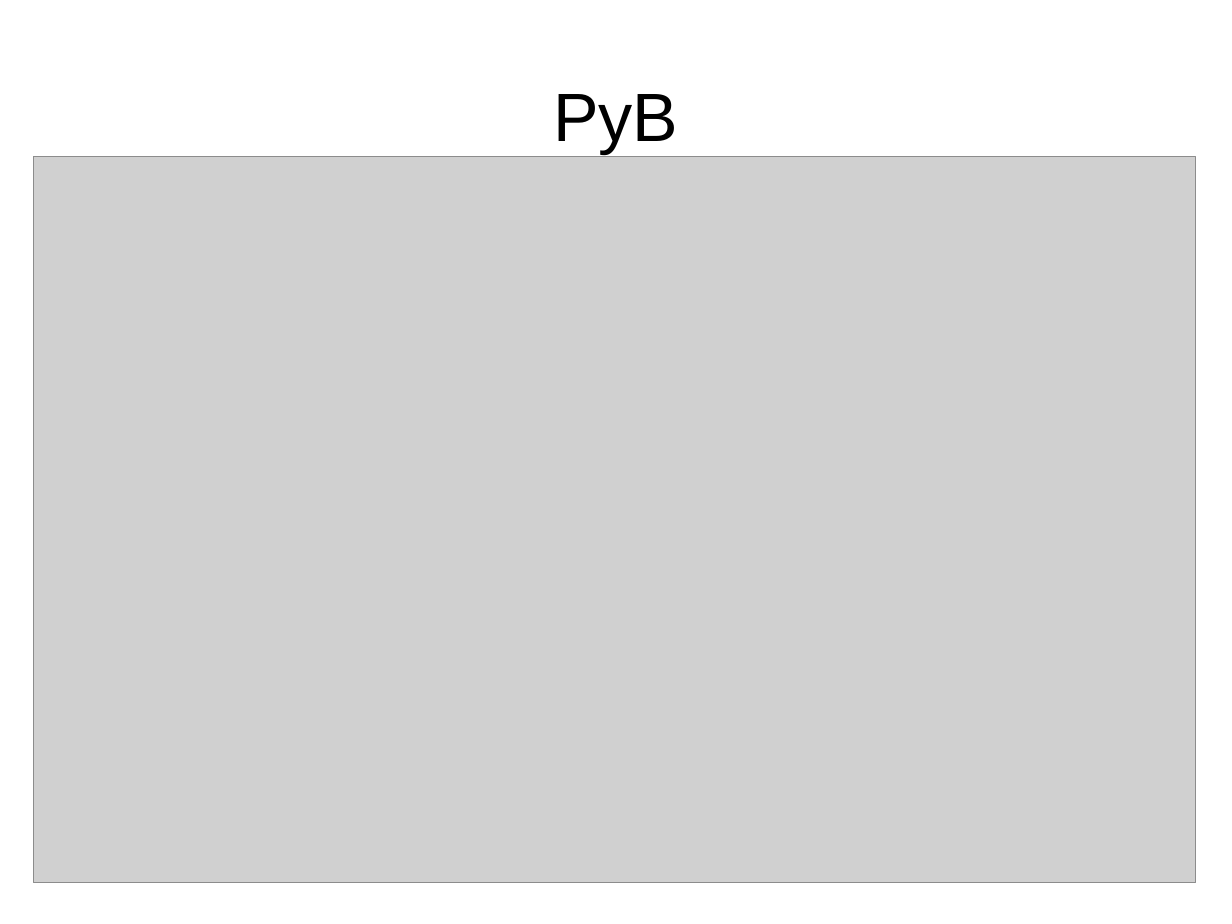
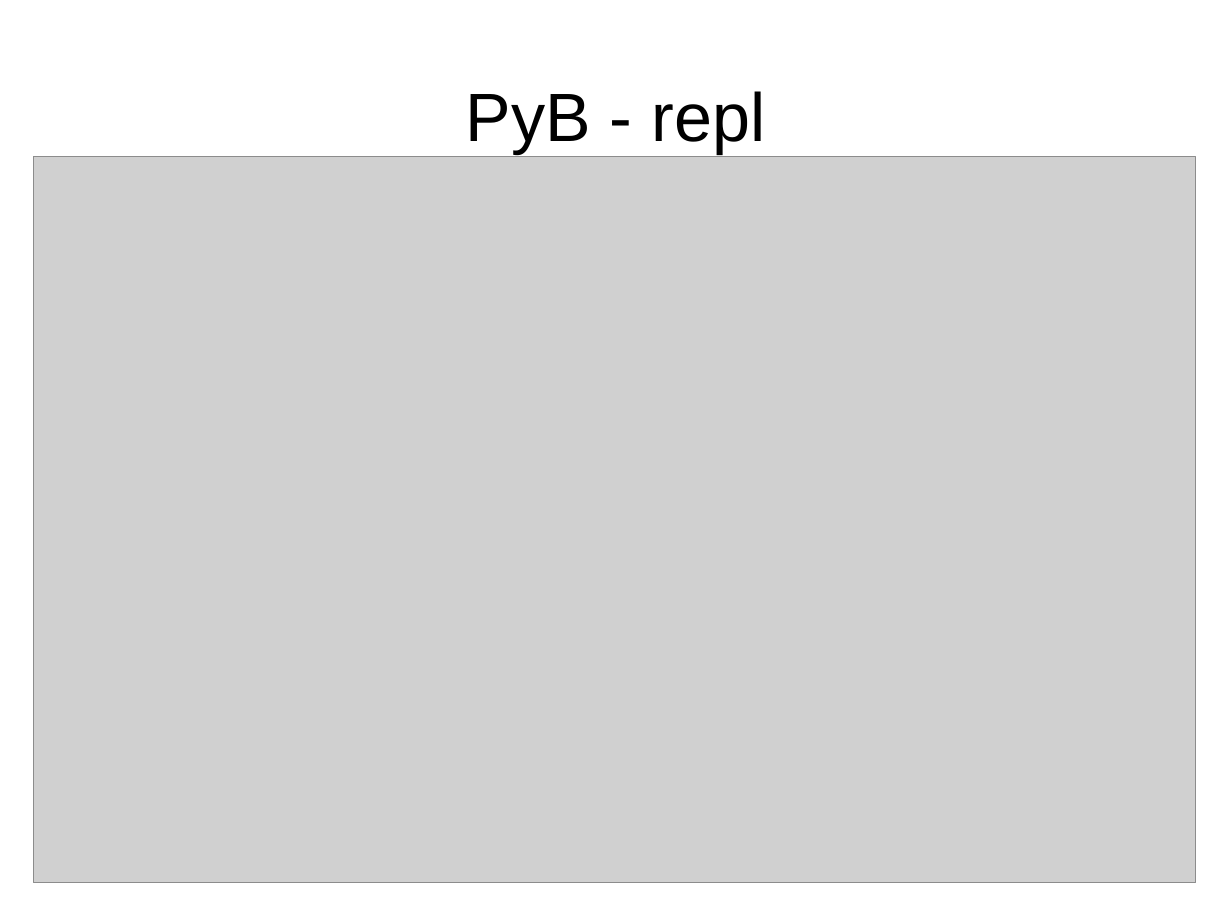
Before and after one commit to hhu-stups/pyB, a slide deck: slide 3 of paper/PyB_presentation/PyB102012.odp. Drawn at 1232x924 pixels with LibreOffice and Linux fonts; fonts in the diff are those of the drawing; grey boxes stand for pictures. Boxes give left, top, right and bottom in pixels: in the first picture for what was removed or moved away, otherwise in the second. Text is boxed around its words. In the diff, an @@ line names an element or a change of style, - is before the commit and + after.

```diff
--- a/paper/PyB_presentation/PyB102012.odp
+++ b/paper/PyB_presentation/PyB102012.odp
@@ title at (x1=466, y1=91, x2=766, y2=153): text changed @@
-PyB
+PyB - repl
```
Also in this commit, not shown: 2 other slides changed, 11 other files.
